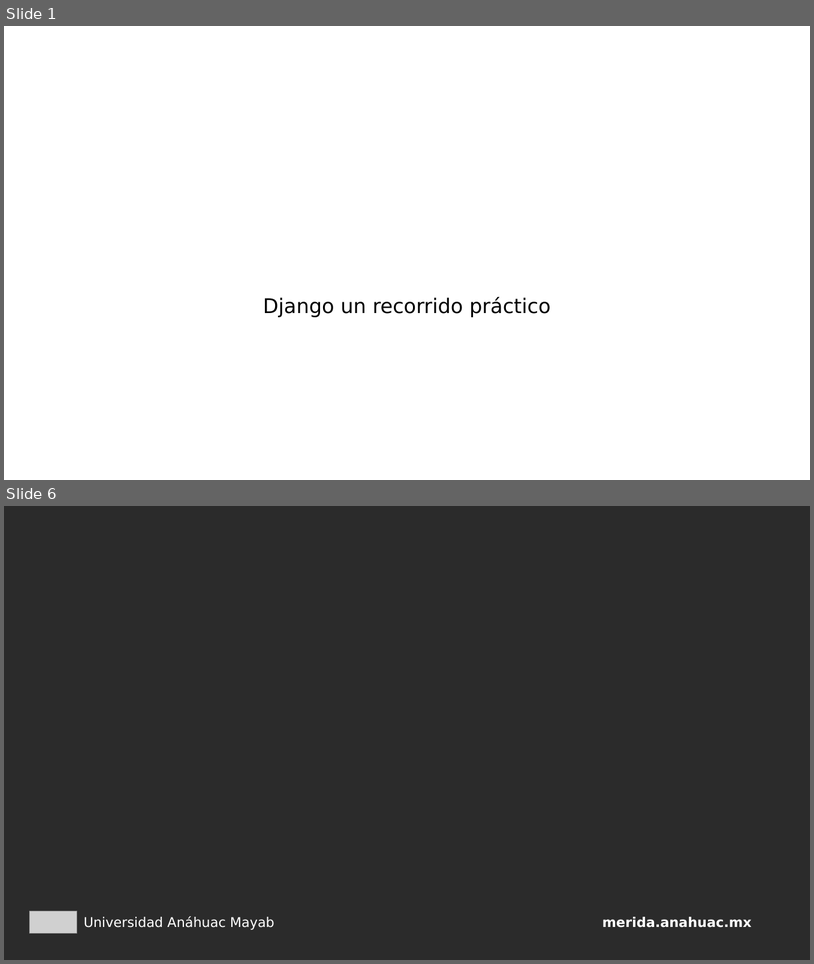
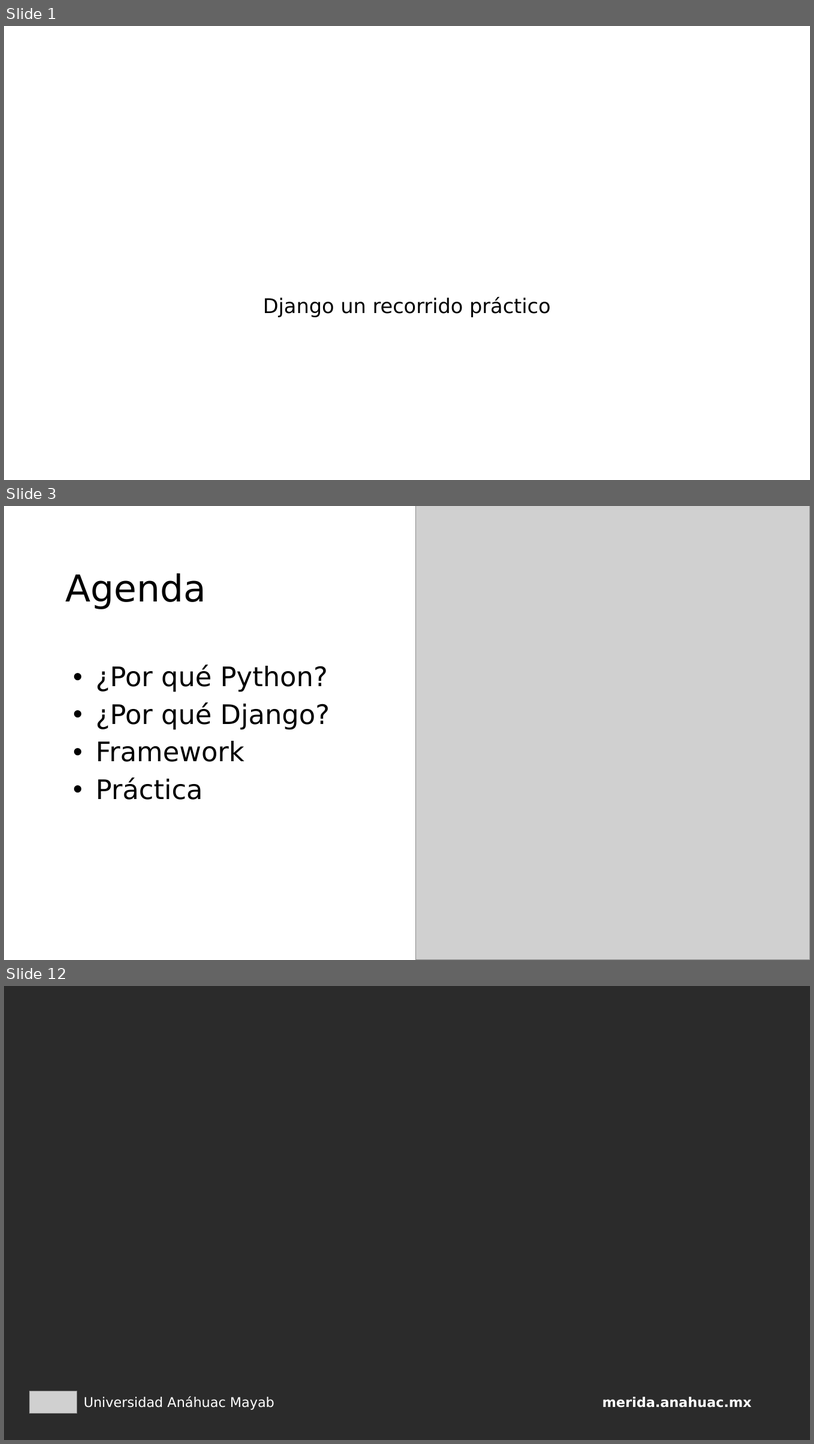
Before and after one commit to franvazgom/masterClassCBV, a slide deck: docs/MasterClassEnero2026_2.pptx. Shown one above the other, each under a label of ours: slides 1 and 6 before the commit, slides 1, 3 and 12 after it; the slides between them are not shown. The pictures are 814x964 and 814x1444 pixels, drawn with LibreOffice and Linux fonts; fonts in the diff are those of the drawing; grey boxes stand for pictures; background and template pictures are left out; a plain dark background stands for a picture behind light text. Boxes give left, top, right and bottom in pixels: in the first picture for what was removed or moved away, otherwise in the second. Text is boxed around its words. In the diff, an @@ line names an element or a change of style, - is before the commit and + after.

```diff
--- a/docs/MasterClassEnero2026_2.pptx
+++ b/docs/MasterClassEnero2026_2.pptx
@@ slide 3 added at (x1=4, y1=506, x2=810, y2=960), background picture (left out) @@
@@ picture added at (x1=416, y1=506, x2=810, y2=960) @@
@@ title added at (x1=65, y1=573, x2=206, y2=609), 44 pt, text #000000 @@
+Agenda
@@ text added at (x1=96, y1=664, x2=330, y2=799), 32 pt, text #000000 @@
+• ¿Por qué Python?
+• ¿Por qué Django?
+• Framework
+• Práctica
@@ what was slide 6 is now slide 12 @@
```
Also in this commit, not shown: 1 slide changed, 8 other slides added, 3 slides removed, 1 other file.
